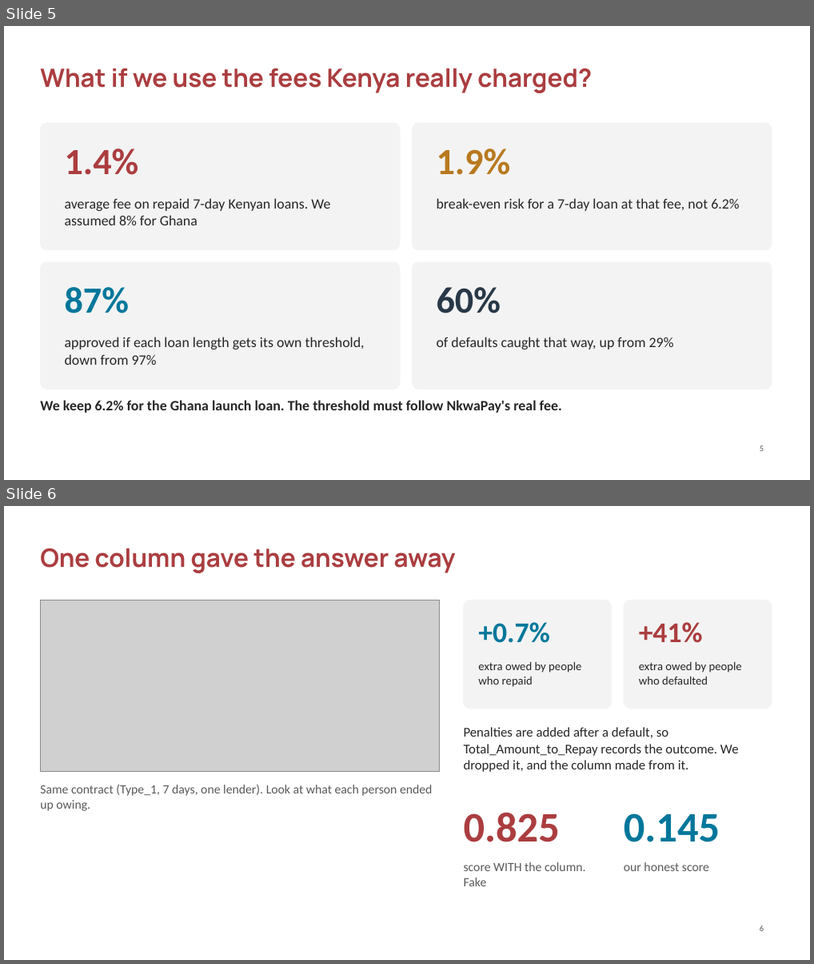
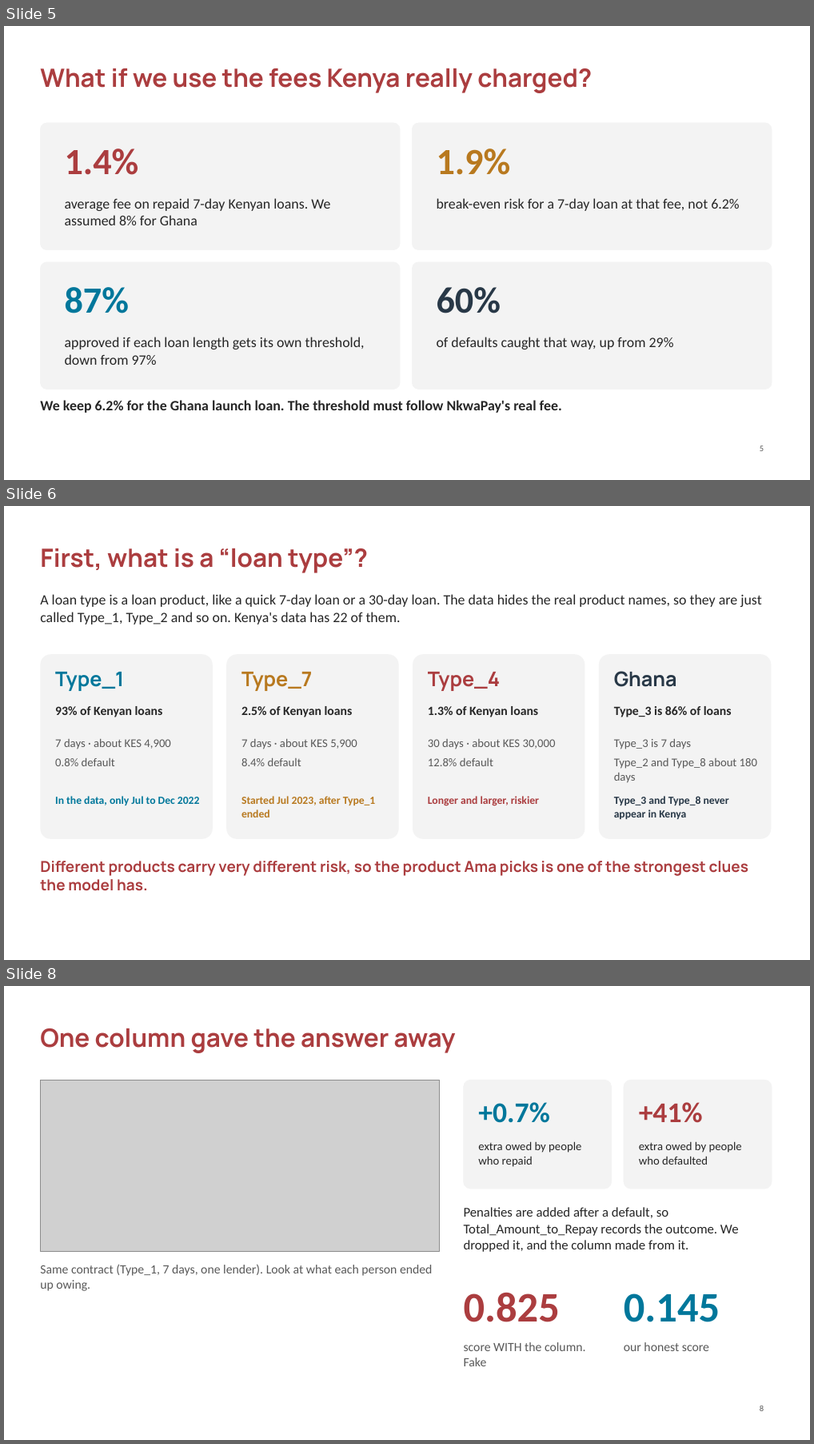
Before and after one commit to ASU-MICS-2028/mle-group-3-prosit-2, a slide deck: slides/NkwaPay_Debrief_Present.pptx. Shown one above the other, each under a label of ours: slides 5 and 6 before the commit, slides 5, 6 and 8 after it; the slides between them are not shown. The pictures are 814x964 and 814x1444 pixels, drawn with LibreOffice and Linux fonts; fonts in the diff are those of the drawing; grey boxes stand for pictures; background and template pictures are left out. Boxes give left, top, right and bottom in pixels: in the first picture for what was removed or moved away, otherwise in the second. Text is boxed around its words. In the diff, an @@ line names an element or a change of style, - is before the commit and + after.

```diff
--- a/slides/NkwaPay_Debrief_Present.pptx
+++ b/slides/NkwaPay_Debrief_Present.pptx
@@ slide 6 added at (4, 506, 810, 960), background #FFFFFF @@
@@ title added at (40, 548, 368, 573), 30 pt, text #AB3D3F, bold @@
+First, what is a “loan type”?
@@ text added at (40, 594, 762, 624), 17 pt, text #262626 @@
+A loan type is a loan product, like a quick 7-day loan or a 30-day loan. The data hides the real product names, so they are just called Type_1, Type_2 and so on. Kenya's data has 22 of them.
@@ rounded rectangle added at (40, 654, 213, 839), fill #F3F3F3 @@
@@ text added at (55, 672, 124, 691), 24 pt, text #00779B, bold @@
+Type_1
@@ rounded rectangle added at (226, 654, 399, 839), fill #F3F3F3 @@
@@ text added at (242, 672, 312, 691), 24 pt, text #B8791F, bold @@
+Type_7
@@ rounded rectangle added at (413, 654, 586, 839), fill #F3F3F3 @@
@@ text added at (428, 672, 500, 691), 24 pt, text #AB3D3F, bold @@
+Type_4
@@ rounded rectangle added at (599, 654, 772, 839), fill #F3F3F3 @@
@@ text added at (614, 671, 678, 687), 24 pt, text #283847, bold @@
+Ghana
@@ text added at (55, 706, 163, 717), 15 pt, text #262626, bold @@
+93% of Kenyan loans
@@ text added at (242, 706, 353, 717), 15 pt, text #262626, bold @@
+2.5% of Kenyan loans
@@ text added at (428, 706, 538, 717), 15 pt, text #262626, bold @@
+1.3% of Kenyan loans
@@ text added at (614, 706, 732, 717), 15 pt, text #262626, bold @@
+Type_3 is 86% of loans
@@ text added at (55, 739, 170, 766), 14 pt, text #595959 @@
+7 days · about KES 4,900
+0.8% default
@@ text added at (242, 739, 357, 766), 14 pt, text #595959 @@
+7 days · about KES 5,900
+8.4% default
@@ text added at (428, 739, 556, 766), 14 pt, text #595959 @@
+30 days · about KES 30,000
+12.8% default
@@ text added at (614, 739, 758, 783), 14 pt, text #595959 @@
+Type_3 is 7 days
+Type_2 and Type_8 about 180 days
@@ text added at (55, 796, 200, 805), 13 pt, text #00779B, bold @@
+In the data, only Jul to Dec 2022
@@ text added at (242, 796, 376, 817), 13 pt, text #B8791F, bold @@
+Started Jul 2023, after Type_1 ended
@@ text added at (428, 796, 539, 806), 13 pt, text #AB3D3F, bold @@
+Longer and larger, riskier
@@ text added at (614, 796, 730, 819), 13 pt, text #283847, bold @@
+Type_3 and Type_8 never appear in Kenya
@@ text added at (40, 860, 749, 891), 18 pt, text #AB3D3F, bold @@
+Different products carry very different risk, so the product Ama picks is one of the strongest clues the model has.
@@ what was slide 6 is now slide 8 @@
```
Also in this commit, not shown: 1 slide changed, 2 other slides added, 1 other file.
